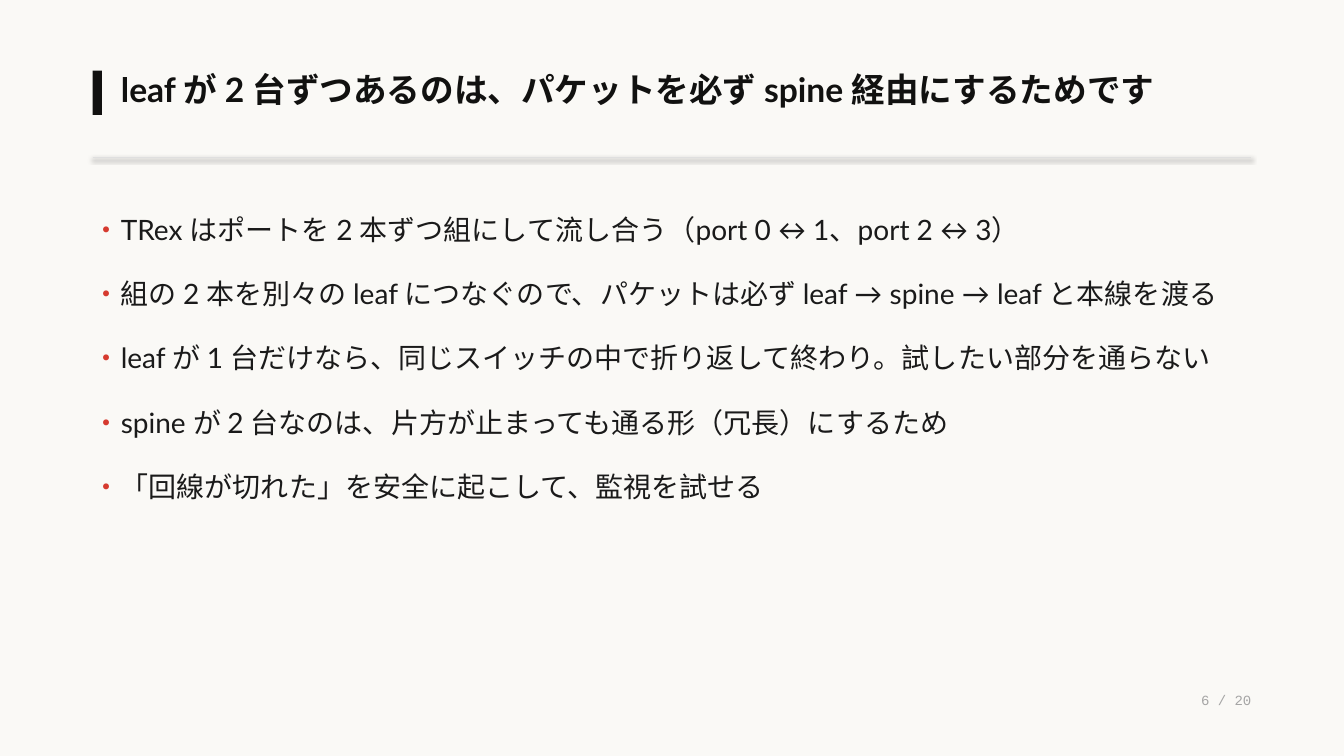
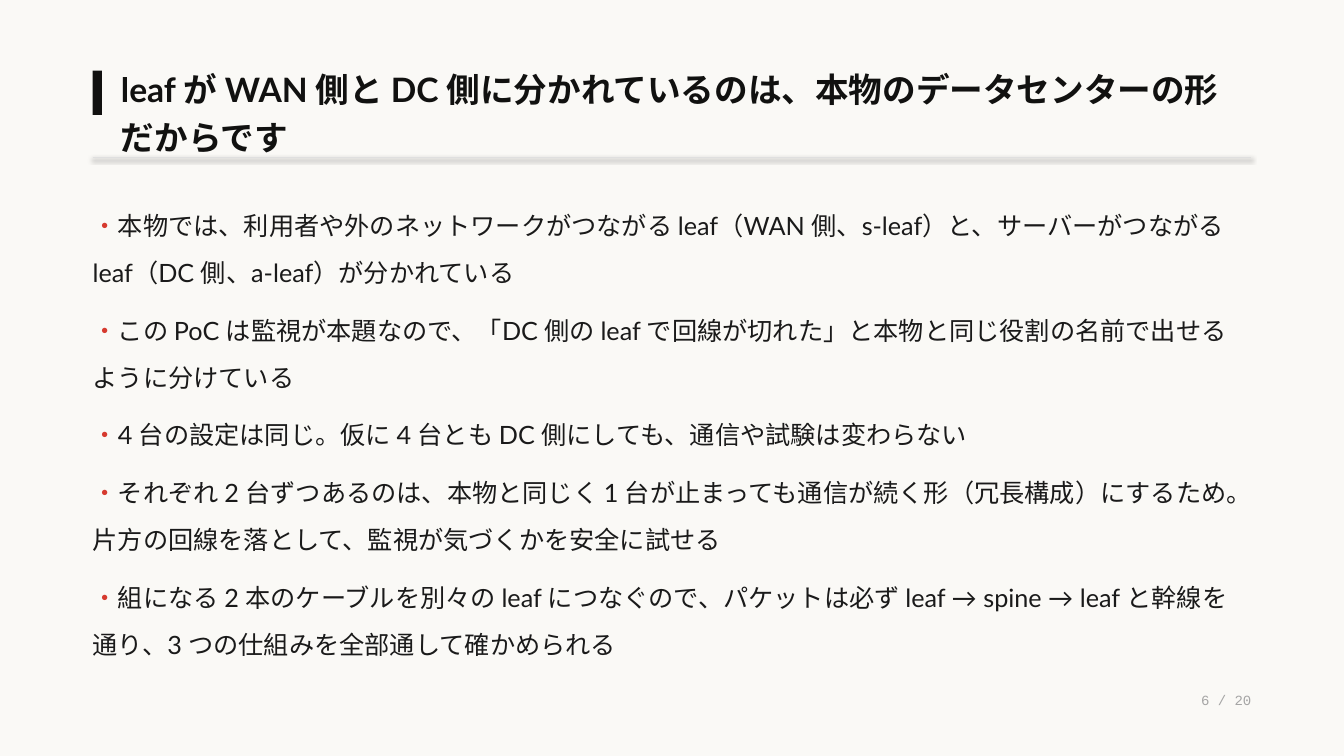
Before and after one commit to eddie-eights/nwc-poc, a slide deck: slide 6 of docs/lab-network-architecter.pptx. Drawn at 1344x756 pixels with LibreOffice and Linux fonts; fonts in the diff are those of the drawing. Boxes give left, top, right and bottom in pixels: in the first picture for what was removed or moved away, otherwise in the second. Text is boxed around its words. In the diff, an @@ line names an element or a change of style, - is before the commit and + after.

```diff
--- a/docs/lab-network-architecter.pptx
+++ b/docs/lab-network-architecter.pptx
@@ text at box(121, 73, 1219, 153): text changed @@
-leaf が 2 台ずつあるのは、パケットを必ず spine 経由にするためです
+leaf が WAN 側と DC 側に分かれているのは、本物のデータセンターの形だからです
@@ text at box(93, 213, 1252, 612): text changed; size 20 to 18 pt @@
-・TRex はポートを 2 本ずつ組にして流し合う（port 0 ↔ 1、port 2 ↔ 3）
-・組の 2 本を別々の leaf につなぐので、パケットは必ず leaf → spine → leaf と本線を渡る
-・leaf が 1 台だけなら、同じスイッチの中で折り返して終わり。試したい部分を通らない
-・spine が 2 台なのは、片方が止まっても通る形（冗長）にするため
-・「回線が切れた」を安全に起こして、監視を試せる
+・本物では、利用者や外のネットワークがつながる leaf（WAN 側、s-leaf）と、サーバーがつながる leaf（DC 側、a-leaf）が分かれている
+・この PoC は監視が本題なので、「DC 側の leaf で回線が切れた」と本物と同じ役割の名前で出せるように分けている
+・4 台の設定は同じ。仮に 4 台とも DC 側にしても、通信や試験は変わらない
+・それぞれ 2 台ずつあるのは、本物と同じく 1 台が止まっても通信が続く形（冗長構成）にするため。片方の回線を落として、監視が気づくかを安全に試せる
+・組になる 2 本のケーブルを別々の leaf につなぐので、パケットは必ず leaf → spine → leaf と幹線を通り、3 つの仕組みを全部通して確かめられる
```
Also in this commit, not shown: 2 other slides changed, 1 other file.
